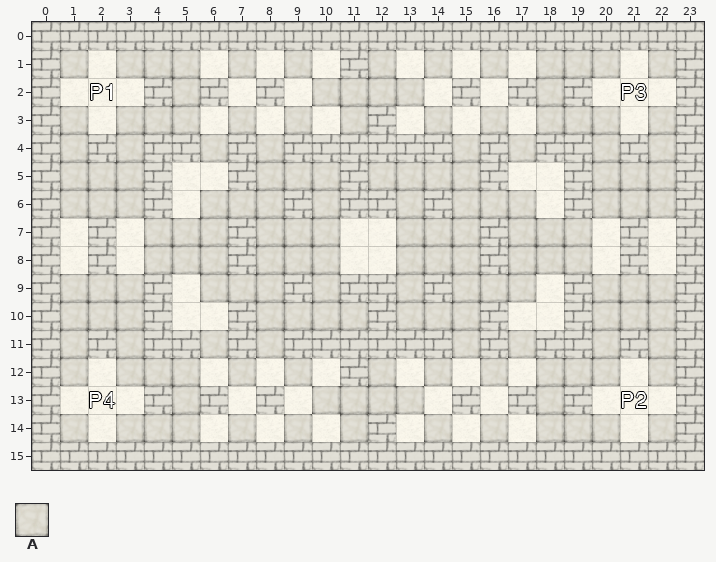
Two versions of a level (Tiled map, android/assets/Maps/Sandstone Larger.tmx). The picture above was drawn from the file before the commit.
Cells are 32x32 px. Shown: x 0..23, y 0..15.
Key: from "sandstone_tileset": A 0.
_ is an empty cell.
Layers that did not change in this view are not listed.
Layer "Explodable" before, first column x 0:
 0 ________________________
 1 _A_AAA_A_A__A_A_A_AAA_A_
 2 _____A____AAAA____A_____
 3 _A_AAA_A_A_A__A_A_AAA_A_
 4 _A_A__A_A______A_A__A_A_
 5 _AAA____AAA_AAAA____AAA_
 6 _AAA__AAA_A__A_AAA__AAA_
 7 ____AAA_AAA__AAA_AAA____
 8 ____AAA_AAA__AAA_AAA____
 9 _AAA__AAA_A__A_AAA__AAA_
10 _AAA____AAAA_AAA____AAA_
11 _A_A__A_A______A_A__A_A_
12 _A_AAA_A_A__A_A_A_AAA_A_
13 _____A____AAAA____A_____
14 _A_AAA_A_A_A__A_A_AAA_A_
15 ________________________
The result:
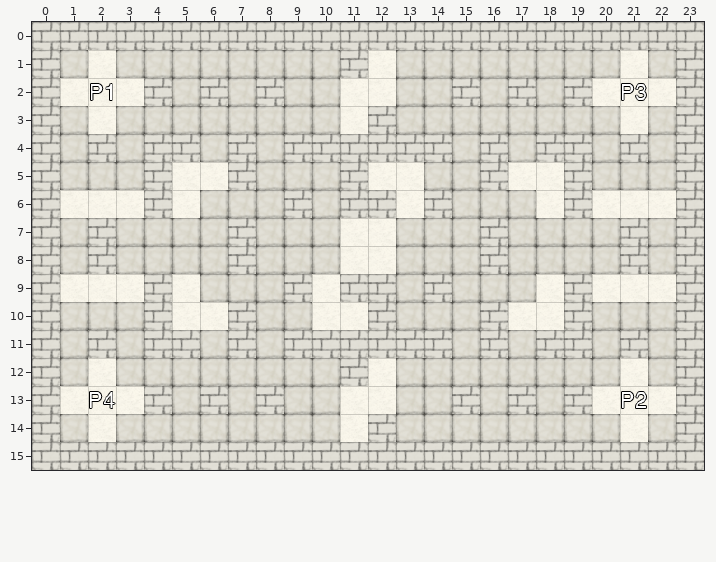
Diff:
{"where": "layer \"Explodable\""}
{"y":1,"x":6,"old":"_","new":"A"}
{"y":1,"x":8,"old":"_","new":"A"}
{"y":1,"x":10,"old":"_","new":"A"}
{"y":1,"x":12,"old":"A_","new":"_A"}
{"y":1,"x":15,"old":"_","new":"A"}
{"y":1,"x":17,"old":"_","new":"A"}
{"y":2,"x":7,"old":"_","new":"A"}
{"y":2,"x":9,"old":"_","new":"A"}
{"y":2,"x":11,"old":"AA","new":"__"}
{"y":2,"x":14,"old":"_","new":"A"}
{"y":2,"x":16,"old":"_","new":"A"}
{"y":3,"x":6,"old":"_","new":"A"}
{"y":3,"x":8,"old":"_","new":"A"}
{"y":3,"x":10,"old":"_A","new":"A_"}
{"y":3,"x":13,"old":"_","new":"A"}
{"y":3,"x":15,"old":"_","new":"A"}
{"y":3,"x":17,"old":"_","new":"A"}
{"y":5,"x":12,"old":"AA","new":"__"}
{"y":6,"x":1,"old":"AAA","new":"___"}
{"y":6,"x":13,"old":"A","new":"_"}
{"y":6,"x":20,"old":"AAA","new":"___"}
{"y":7,"x":1,"old":"_","new":"A"}
{"y":7,"x":3,"old":"_","new":"A"}
{"y":7,"x":20,"old":"_","new":"A"}
{"y":7,"x":22,"old":"_","new":"A"}
{"y":8,"x":1,"old":"_","new":"A"}
{"y":8,"x":3,"old":"_","new":"A"}
{"y":8,"x":20,"old":"_","new":"A"}
{"y":8,"x":22,"old":"_","new":"A"}
{"y":9,"x":1,"old":"AAA","new":"___"}
{"y":9,"x":10,"old":"A","new":"_"}
{"y":9,"x":20,"old":"AAA","new":"___"}
{"y":10,"x":10,"old":"AA","new":"__"}
{"y":12,"x":6,"old":"_","new":"A"}
{"y":12,"x":8,"old":"_","new":"A"}
{"y":12,"x":10,"old":"_","new":"A"}
{"y":12,"x":12,"old":"A_","new":"_A"}
{"y":12,"x":15,"old":"_","new":"A"}
{"y":12,"x":17,"old":"_","new":"A"}
{"y":13,"x":7,"old":"_","new":"A"}
{"y":13,"x":9,"old":"_","new":"A"}
{"y":13,"x":11,"old":"AA","new":"__"}
{"y":13,"x":14,"old":"_","new":"A"}
{"y":13,"x":16,"old":"_","new":"A"}
{"y":14,"x":6,"old":"_","new":"A"}
{"y":14,"x":8,"old":"_","new":"A"}
{"y":14,"x":10,"old":"_A","new":"A_"}
{"y":14,"x":13,"old":"_","new":"A"}
{"y":14,"x":15,"old":"_","new":"A"}
{"y":14,"x":17,"old":"_","new":"A"}
{"label":"changed","picture_box":[200,50,536,134]}
{"label":"removed","picture_box":[368,162,424,218]}
{"label":"changed","picture_box":[60,190,144,302]}
{"label":"changed","picture_box":[592,190,676,302]}
{"label":"removed","picture_box":[312,274,368,330]}
{"label":"changed","picture_box":[200,358,536,442]}
